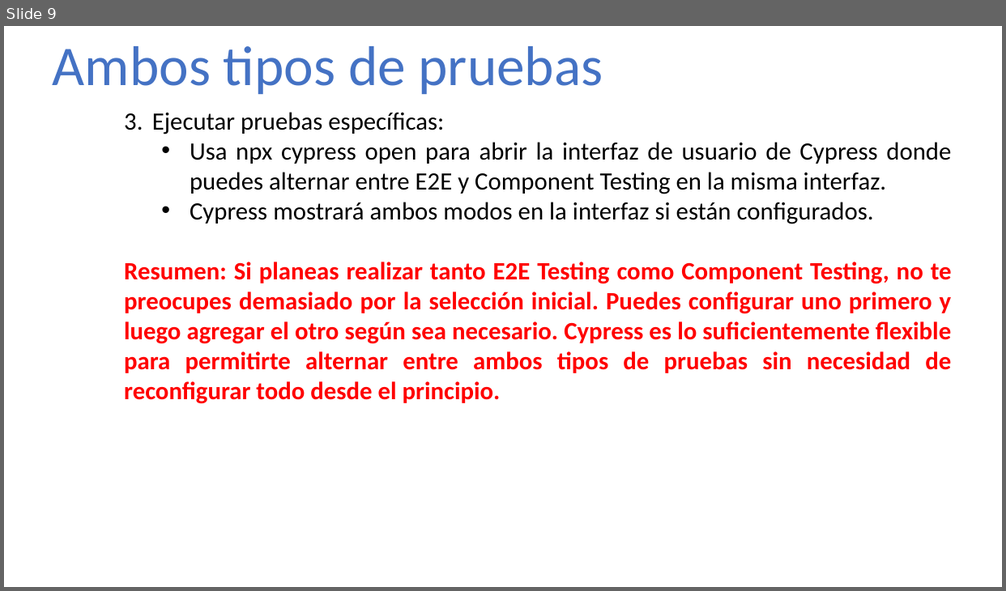
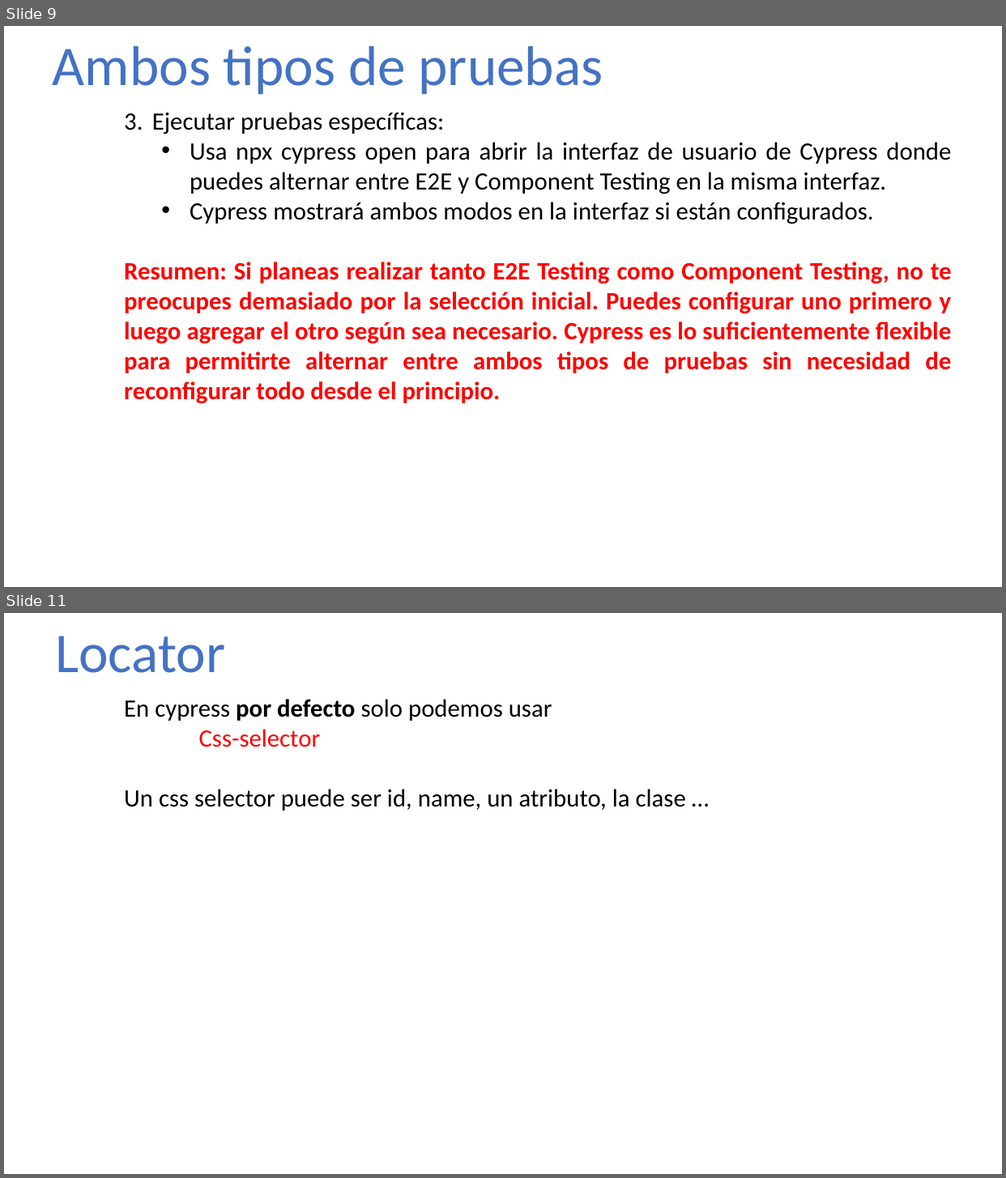
Before and after one commit to LuisContrerasGlz/Cypress_Automation, a slide deck: docs/install_cypress.pptx. Shown one above the other, each under a label of ours: slide 9 before the commit, slides 9 and 11 after it; the slides between them are not shown. The pictures are 1006x591 and 1006x1178 pixels, drawn with LibreOffice and Linux fonts; fonts in the diff are those of the drawing. Boxes give left, top, right and bottom in pixels: in the first picture for what was removed or moved away, otherwise in the second. Text is boxed around its words. In the diff, an @@ line names an element or a change of style, - is before the commit and + after.

```diff
--- a/docs/install_cypress.pptx
+++ b/docs/install_cypress.pptx
@@ slide 11 added at (4,613,1002,1174), background #FFFFFF @@
@@ text added at (55,636,225,673), 54 pt, text #4472C4 @@
+Locator
@@ text added at (124,699,686,811), 24 pt, text #000000 @@
+    En cypress por defecto solo podemos usar
+    Css-selector
+    Un css selector puede ser id, name, un atributo, la clase …
```
Also in this commit, not shown: 2 other slides added, 1 slide removed, 11 other files.
